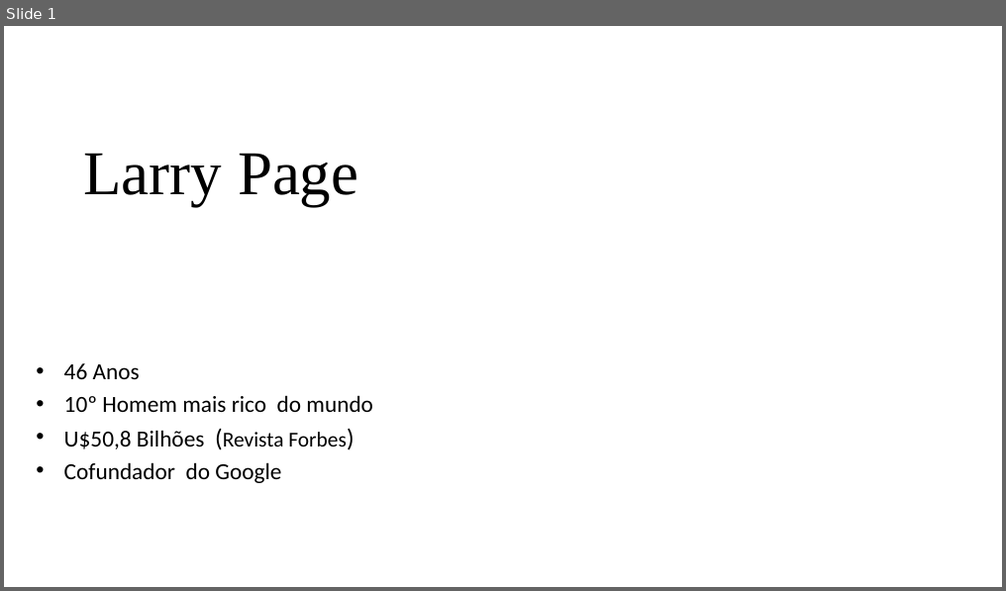
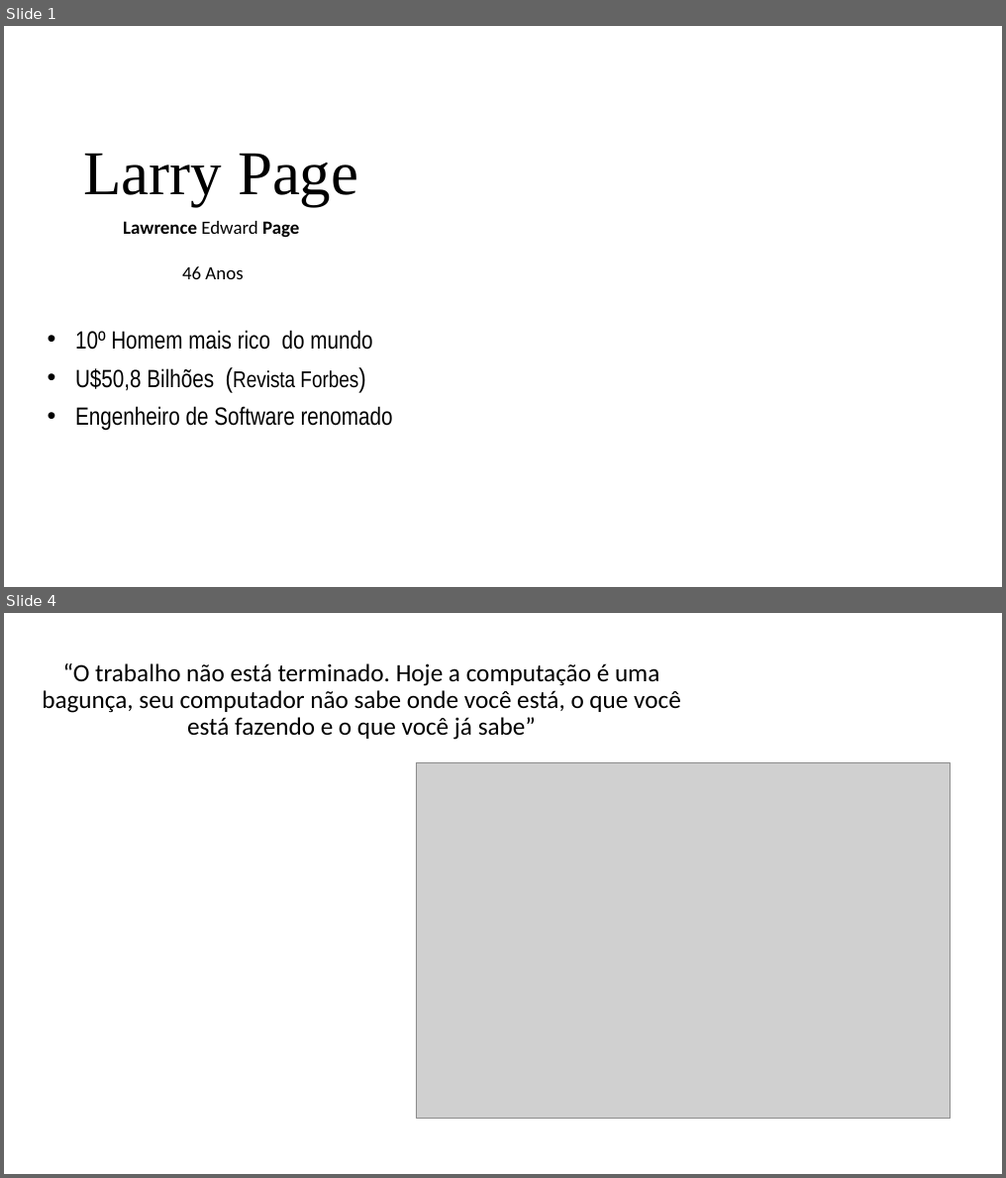
Before and after one commit to GVRO1/BandTec, a slide deck: Larry Page.pptx. Shown one above the other, each under a label of ours: slide 1 before the commit, slides 1 and 4 after it; the slides between them are not shown. The pictures are 1006x591 and 1006x1178 pixels, drawn with LibreOffice and Linux fonts; fonts in the diff are those of the drawing; grey boxes stand for pictures; background and template pictures are left out. Boxes give left, top, right and bottom in pixels: in the first picture for what was removed or moved away, otherwise in the second. Text is boxed around its words. In the diff, an @@ line names an element or a change of style, - is before the commit and + after.

```diff
--- a/Larry Page.pptx
+++ b/Larry Page.pptx
@@ slide 4 added at <box>4,613,1002,1174</box>, background #FFFFFF @@
@@ title added at <box>42,663,681,740</box>, 24 pt, text #000000 @@
+“O trabalho não está terminado. Hoje a computação é uma bagunça, seu computador não sabe onde você está, o que você está fazendo e o que você já sabe”
@@ picture added at <box>416,762,950,1119</box> @@
@@ slide 1 changed as well @@
@@ text added at <box>123,221,299,279</box>, 18 pt, text #000000, bold @@
+Lawrence Edward Page
+46 Anos
@@ subtitle "10º Homem mais rico do ...": place and size @@
-subtitle "10º Homem mais rico do ..." at <box>64,364,373,483</box>
+subtitle "10º Homem mais rico do ..." at <box>75,330,393,431</box>
@@ subtitle at <box>75,330,372,391</box>: size 22.2 to 24 pt in "10º Homem mais rico do mundo", "U$50,8 Bilhões"; font Calibri to Arial Narrow in "10º Homem mais rico do mundo", "U$50,8 Bilhões (Revista Forbes)"; size 24.1 to 26 pt, size 20.4 to 22 pt in "(Revista Forbes)"; line spacing 0.8 to 0.9 @@
@@ subtitle at <box>64,364,140,379</box>: paragraph removed @@
-• 46 Anos
@@ subtitle at <box>75,406,393,431</box>: text changed; size 22.2 to 24 pt; font Calibri to Arial Narrow @@
-• Cofundador do Google
+• Engenheiro de Software renomado
```
Also in this commit, not shown: 1 other slide changed, 1 other slide added.
